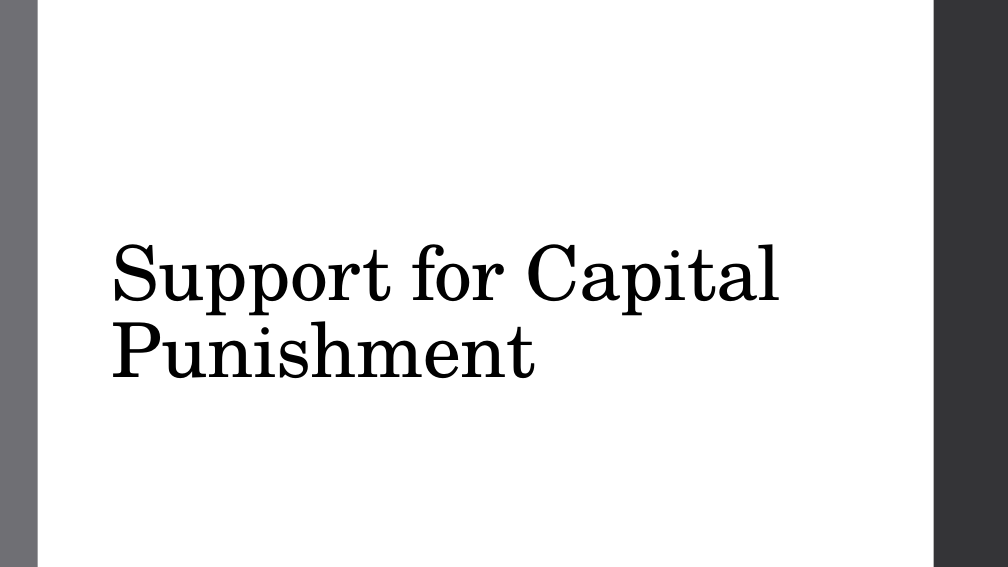
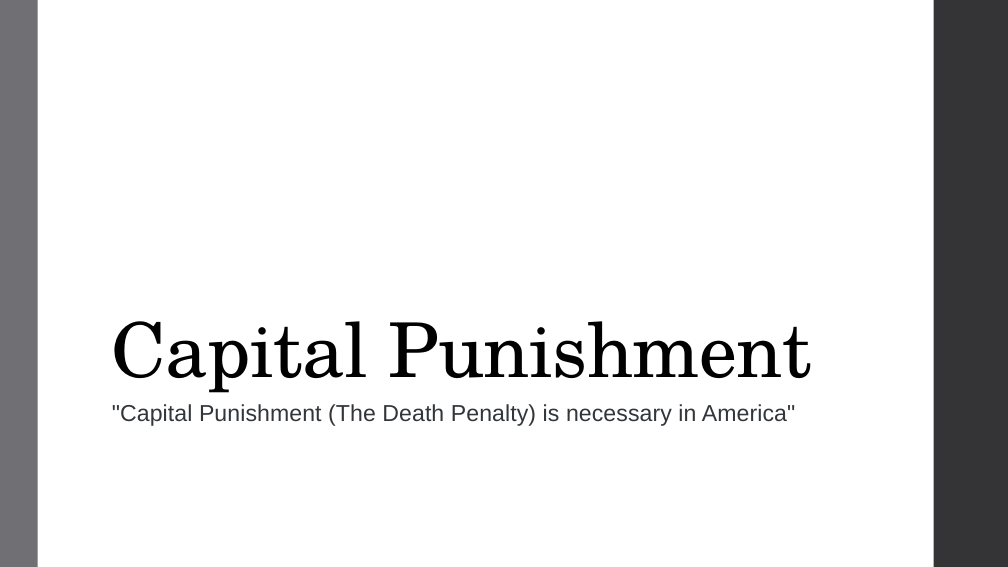
Before and after one commit to seanxduan/psych-phd, a slide deck: slide 20 of Presentations/Conviction X Consensus Short Presentation 3-7-25.pptx (slide 7 before the commit). Drawn at 1008x567 pixels with LibreOffice and Linux fonts; fonts in the diff are those of the drawing. Boxes give left, top, right and bottom in pixels: in the first picture for what was removed or moved away, otherwise in the second. Text is boxed around its words. In the diff, an @@ line names an element or a change of style, - is before the commit and + after.

```diff
--- a/Presentations/Conviction X Consensus Short Presentation 3-7-25.pptx
+++ b/Presentations/Conviction X Consensus Short Presentation 3-7-25.pptx
@@ title at bbox=[112, 321, 812, 393]: text changed @@
-Support for Capital Punishment
+Capital Punishment
@@ text added at bbox=[112, 404, 795, 426], 22 pt, text #32363A @@
+"Capital Punishment (The Death Penalty) is necessary in America"
```
Also in this commit, not shown: 3 other slides changed, 24 slides added, 6 slides removed, 18 other files.
